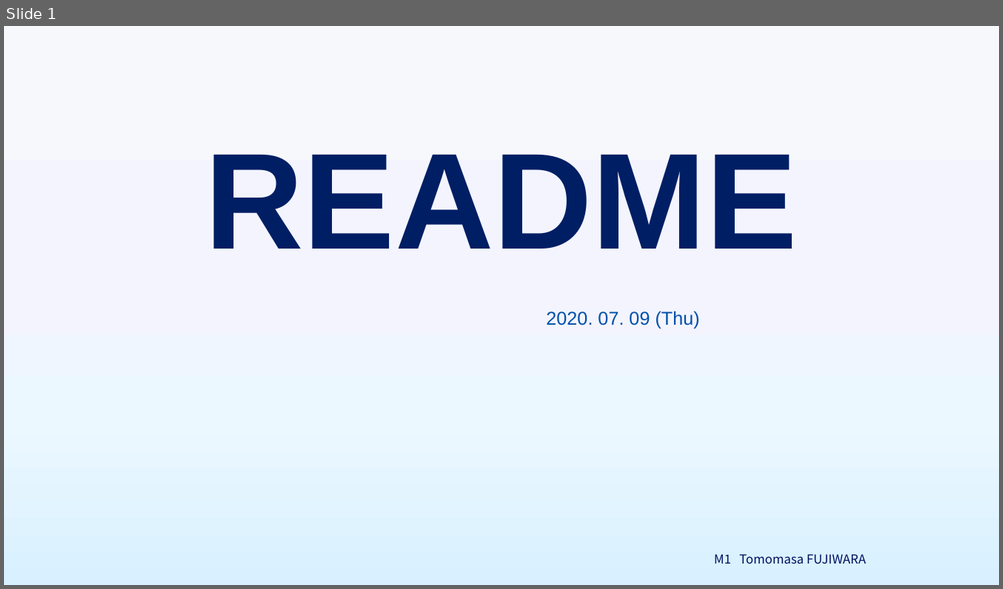
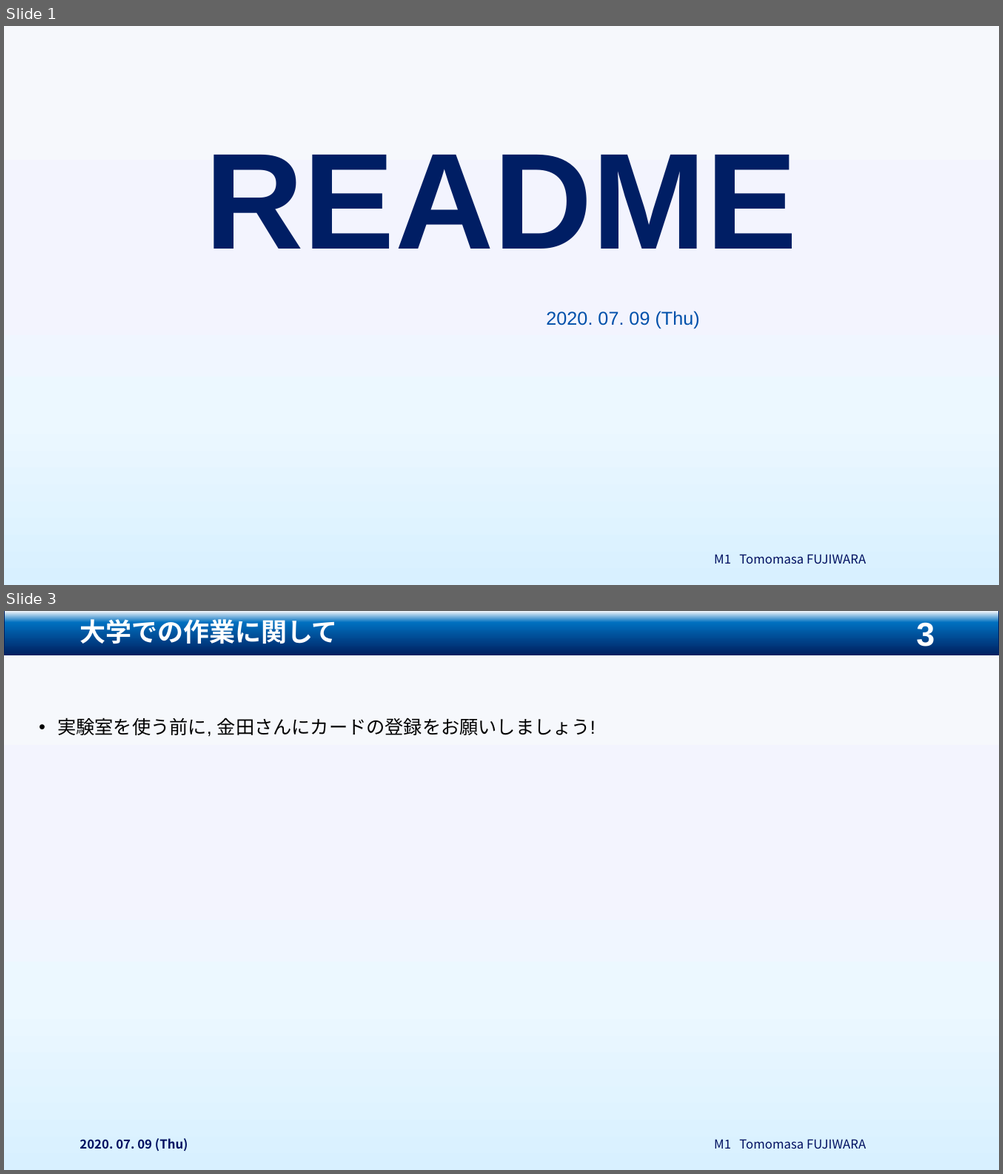
Before and after one commit to Tomomasa-git/Kilribako_2019, a slide deck: README.pptx. Shown one above the other, each under a label of ours: slide 1 before the commit, slides 1 and 3 after it; the slides between them are not shown. The pictures are 1003x589 and 1003x1174 pixels, drawn with LibreOffice and Linux fonts; fonts in the diff are those of the drawing. Boxes give left, top, right and bottom in pixels: in the first picture for what was removed or moved away, otherwise in the second. Text is boxed around its words. In the diff, an @@ line names an element or a change of style, - is before the commit and + after.

```diff
--- a/README.pptx
+++ b/README.pptx
@@ slide 3 added at (x1=4, y1=611, x2=999, y2=1170), background gradient #F6F8FC to #F3F4FE to #ECF8FF to #D8F0FF; not listed: 1 template element that a slide beside it also shows @@
@@ rectangle added at (x1=4, y1=611, x2=999, y2=655), fill gradient #F6F8FC to #0070C0 to #002060, outline #002060 0.75 pt @@
@@ title added at (x1=79, y1=615, x2=337, y2=649), 25 pt, text #FFFFFF, bold @@
+大学での作業に関して
@@ page number added at (x1=851, y1=611, x2=999, y2=658), 32 pt, text #001E64, bold @@
+3
@@ page number added at (x1=916, y1=622, x2=934, y2=654), 32 pt, text #FFFFFF, bold @@
+3
@@ text added at (x1=57, y1=718, x2=595, y2=737), 18 pt, text #000000 @@
+• 実験室を使う前に, 金田さんにカードの登録をお願いしましょう!
@@ text added at (x1=79, y1=1139, x2=188, y2=1151), 12 pt, text #001060, bold @@
+2020. 07. 09 (Thu)
```
Also in this commit, not shown: 1 slide changed, 1 other file.
